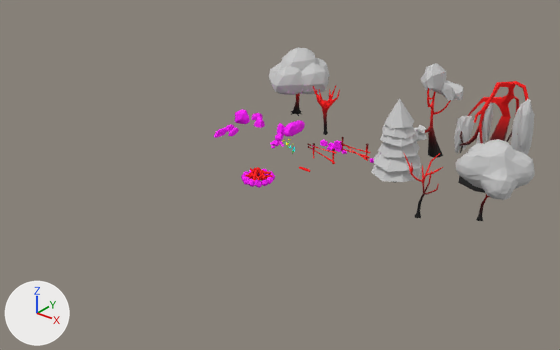
A saved change to the FBX model Ludum_Dare_46/Assets/Arts/3D/Models/Assets_Nature.FBX.
Rendered twice from a camera (50 mm lens) standing at (48.4, -56.7, 31.1) and looking at (11.1, -10.1, 2.2). Arrows for +X, +Y and +Z are at lower left; the lights stay in place. Where no turn or scale is listed for an object, it has been applied to the vertices.

The older version as bpy lines, for what is in view:
```python
me_mesh_001 = bpy.data.meshes.new('Mesh.001')
me_mesh_001.from_pydata(...)  # 1324 vertices, 2640 faces; spans x -2.19..3.44, y -2.2..2.97, z -0.01..7.1
# faces by material slot: [2224, 416]
me_mesh_001.materials.append(mat_mask)  # picture img_mask_png
me_mesh_001.materials.append(mat_feuille_arbre)  # light grey #cacaca
me_mesh_011 = bpy.data.meshes.new('Mesh.011')
me_mesh_011.from_pydata(...)  # 525 vertices, 785 faces; spans x -3.76..3.65, y -3.5..3.55, z -0.45..9.48
# faces by material slot: [303, 482]
me_mesh_011.materials.append(mat_mask)  # picture img_mask_png
me_mesh_011.materials.append(mat_feuille_arbre)  # light grey #cacaca
me_mesh_015 = bpy.data.meshes.new('Mesh.015')
me_mesh_015.from_pydata(...)  # 838 vertices, 1039 faces; spans x -1.56..1.57, y -1.53..1.56, z -0.54..0.91
me_mesh_015.materials.append(mat_mask_001)  # picture img_mask_png
ob_feu_de_camp = bpy.data.objects.new('Feu de camp', me_mesh_015)
ob_feu_de_camp.location = (6.97, -8.14, 0.0)
ob_tree_01 = bpy.data.objects.new('Tree_01', me_mesh_001)
ob_tree_01.location = (26.32, -2.83, 0.0)
ob_tree_05 = bpy.data.objects.new('Tree_05', me_mesh_011)
ob_tree_05.location = (23.06, 4.94, 0.0)
# also in view: 'Tree_01_mort' at (22.1, -5.1, 2.8); 'Tree_04' at (17.1, 5.9, 4.6); 'Tree_03' at (17.2, -1.0, 4.0); 'Tree_02' at (0.0, 7.3, 3.6)
```
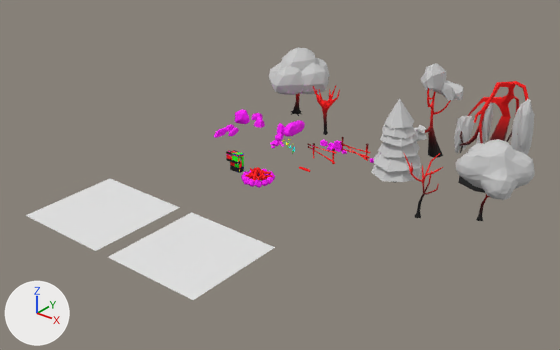
Changed parts and their boxes [x1, y1, x2, y2] in the pictures (560 x 350 px):
'Sol_Low', added: after [109, 212, 275, 300]
'Sol_High', added: after [26, 178, 180, 251]
'Sac', added: after [226, 150, 244, 173]

Edits to the bpy script that builds the scene:
```text
Add me_mesh_021:
    me_mesh_021.from_pydata(...)  # 361 vertices, 648 faces; spans x -4.5..4.5, y -4.5..4.5, z 0.0
Add me_mesh_019:
    me_mesh_019.from_pydata(...)  # a box spanning x -0.58..0.58, y -0.31..0.31, z 0.0..1.8; a box spanning x -0.77..0.69, y -0.57..-0.27, z 1.01..1.91
    me_mesh_019.materials.append(mat_mask_001)  # picture img_mask_png
Add me_mesh_020:
    me_mesh_020.from_pydata(...)  # 100 vertices, 81 faces; spans x -4.5..4.5, y -4.5..4.5, z 0.0
Add ob_sol_high:
    ob_sol_high = bpy.data.objects.new('Sol_High', me_mesh_021)
    ob_sol_high.location = (1.08, -21.22, 0.0)
Add ob_sac:
    ob_sac = bpy.data.objects.new('Sac', me_mesh_019)
    ob_sac.location = (4.52, -8.22, 0.0)
Add ob_sol_low:
    ob_sol_low = bpy.data.objects.new('Sol_Low', me_mesh_020)
    ob_sol_low.location = (11.46, -21.22, 0.0)
```
